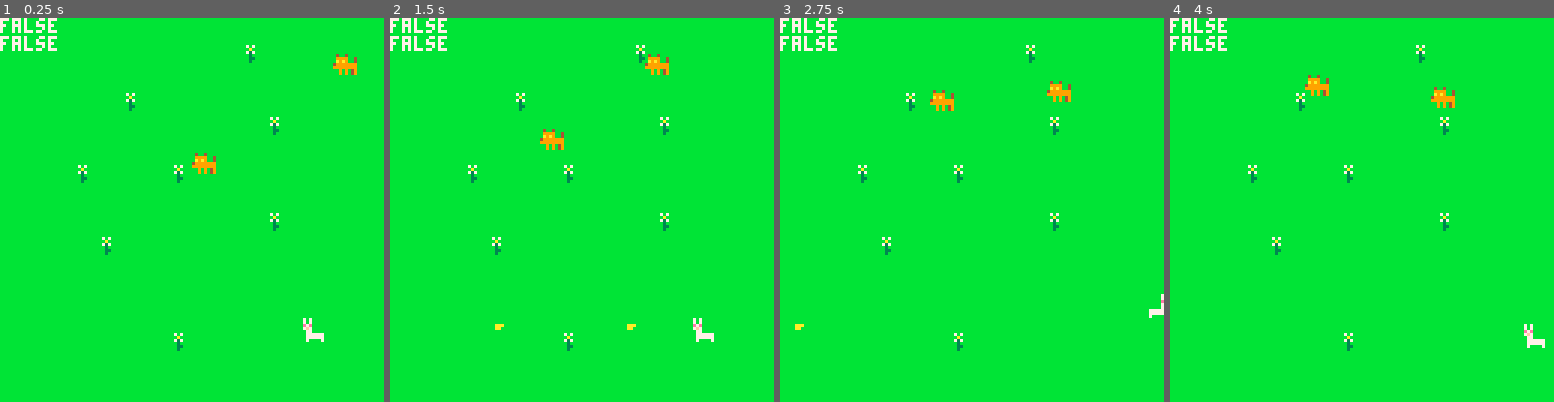
Above: before the commit, frames 1-4 (left to right).
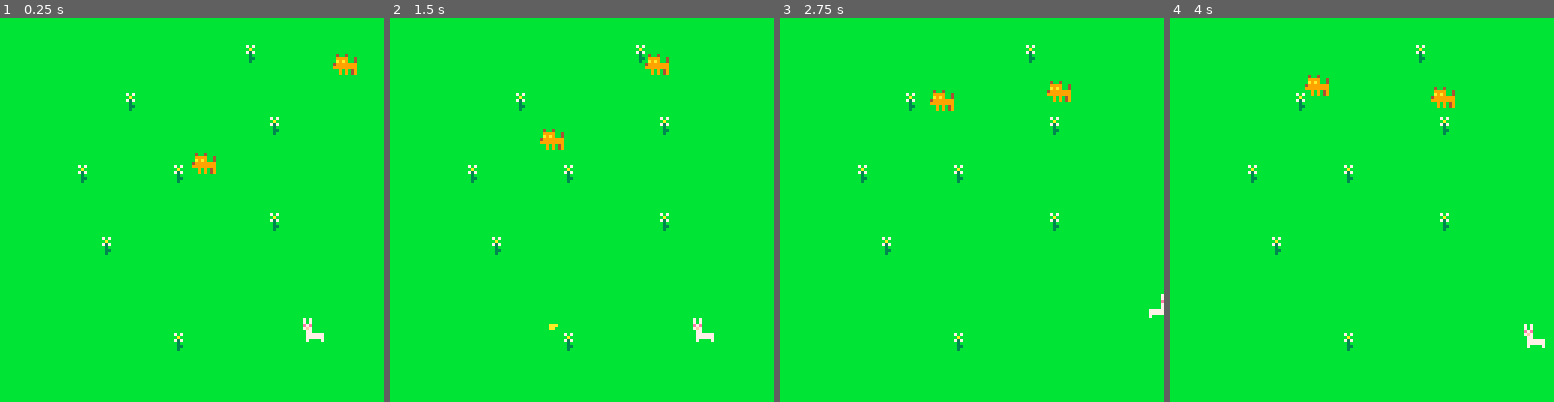
Above: after the commit, the same moments.

Repository: soph-em/llamasurvivors
Game: PICO-8 cartridge game.p8
Two runs of this game, one before a commit and one after it. Both use one fixed random seed, a clock stepped at 60 frames per second and the inputs below.
Inputs:
- Up to frame 1 (0.25 s): no input
- Up to frame 2 (1.5 s): tap X (X key) at 0.33, 1.07 s
- Up to frame 3 (2.75 s): hold Right 1.6-2.1 s; tap X (X key) at 1.85 s; hold Up 2.15-2.42 s; hold Right from 2.47 s (still down)
- Up to frame 4 (4 s): tap X (X key) at 2.97 s; release Right at 3.03 s; hold Left 3.08-3.58 s; hold Down 3.63-3.97 s

The runs differ from the first frame. In frame 1, 0.6% of the frame differs, in the area x 0-15%, y 0-9%; in frame 2, 0.7%, in the area x 0-65%, y 0-82%; in frame 3, 0.6%; in frame 4, 0.6%.

Commit message:
enemies die

Diff:
--- a/game.p8
+++ b/game.p8
@@ -76,7 +76,7 @@
 end
 
 function shootSpit()
-    add(spits, {x = llama.x, y = llama.y, dx = llama.isFacingLeft and -2 or 2})
+    add(spits, {x = llama.x, y = llama.y, dx = llama.isFacingLeft and -4 or 4})
 end
 
 function updateSpits()
@@ -116,8 +116,8 @@
     cls()
     map(0, 0, 0, 0, 128, 32)
     spr(llama.sprite, llama.x, llama.y)
-	print(enemies[1].collided,7)
-	print(enemies[2].collided,7)
+	-- print(enemies[1].collisionCount,7)
+	-- print(enemies[2].collisionCount,7)
     for spit in all(spits) do
         spr(3, spit.x, spit.y)
     end
@@ -164,23 +164,30 @@
         enemy.y = enemy.y - enemy.speed
     end
 end
-
+-- function removeEnemy(tbl, item)
+--     for i, v in ipairs(tbl) do
+--         if v == item then
+--             del(tbl, i)
+--             break
+--         end
+--     end
+-- end
 function checkCollisionWithSpits(enemy)
-    local collisionCount = 0
 
     for spit in all(spits) do
         if spit.x >= enemy.x and spit.x <= enemy.x + 8
            and spit.y >= enemy.y and spit.y <= enemy.y + 8 then
-			collisionCount +=1
-
-            if collisionCount == 1 then
+			enemy.collisionCount +=1
+
+            -- if enemy.collisionCount >= 1 then
                 enemy.collided = true
-            end
+            -- end
 
             spit.collided = true
 
-            if collisionCount >= 3 then
-                enemy.dead = true
+            if enemy.collisionCount >= 3 then
+                del(enemies, enemy)
+				del(spits, i)
                 break
             end
         end
@@ -209,6 +216,7 @@
 
 function makeEnemy(x, y)
     local enemy = {}
+	enemy.collisionCount = 0
 	enemy.collided = false
     enemy.x = x
     enemy.y = y
